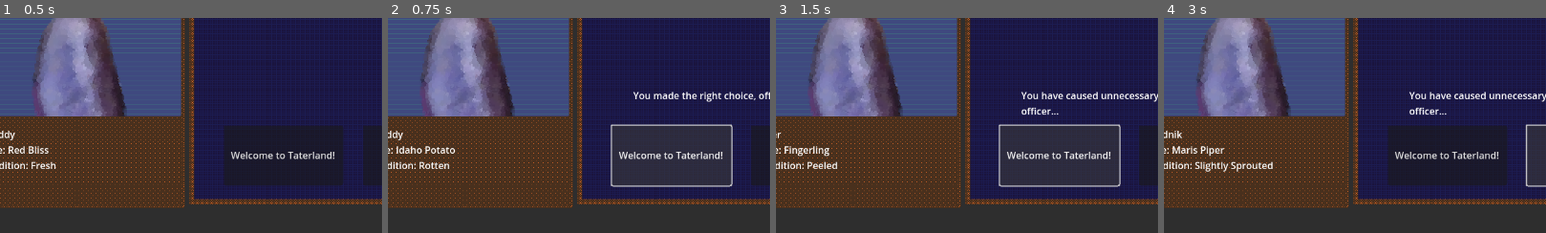
Above: before the commit, frames 1-4 (left to right).
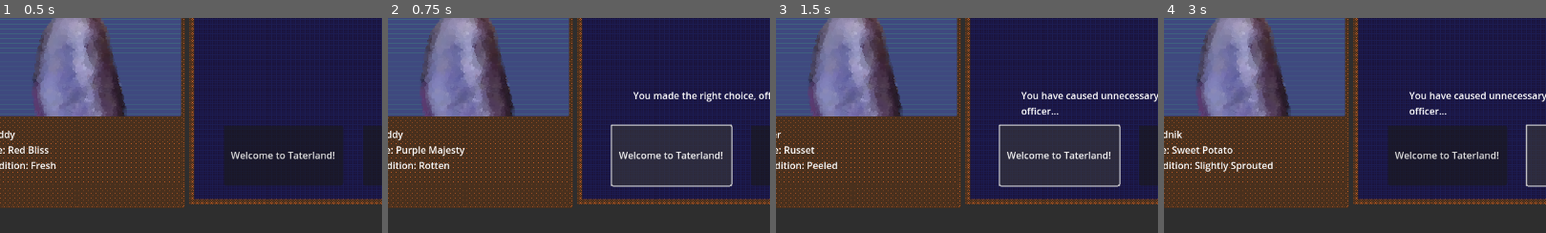
Above: after the commit, the same moments.

Repository: Lost-Rabbit-Digital/SpudCustoms
Game: Godot game, scene res://mainGame.tscn
Same seed, same stepped clock (60 frames per second), same inputs: the game is played once before the commit and once after it.
Inputs:
- Up to frame 1 (0.5 s): no input
- Up to frame 2 (0.75 s): click "Welcome to Taterland!" at 0.5 s
- Up to frame 3 (1.5 s): click "Welcome to Taterland!" at 1.25 s
- Up to frame 4 (3 s): click "Welcome to Taterland!" at 2 s; click "NO ENTRY!" at 2.75 s
The pictures show only the part of the screen within x 10-60%, y 50-100%; the shares and areas given below are measured in that part.

Frame 1 is identical in both runs. In frame 2, 0.4% of the frame differs, in the area x 2-21%, y 59-65%; in frame 3, 0.3%; in frame 4, 0.4%.

Commit message:
Scoping down potato types

Diff:
--- a/mainGame.gd
+++ b/mainGame.gd
@@ -64,7 +64,7 @@
 	return names[randi() % names.size()]
 
 func get_random_type():
-	var types = ["Russet", "Yukon Gold", "Sweet Potato", "Purple Majesty", "Red Bliss", "Fingerling", "Kennebec", "Maris Piper", "Idaho Potato", "Katahdin"]
+	var types = ["Russet", "Yukon Gold", "Sweet Potato", "Purple Majesty", "Red Bliss"]
 	return types[randi() % types.size()]
 
 func get_random_condition():
